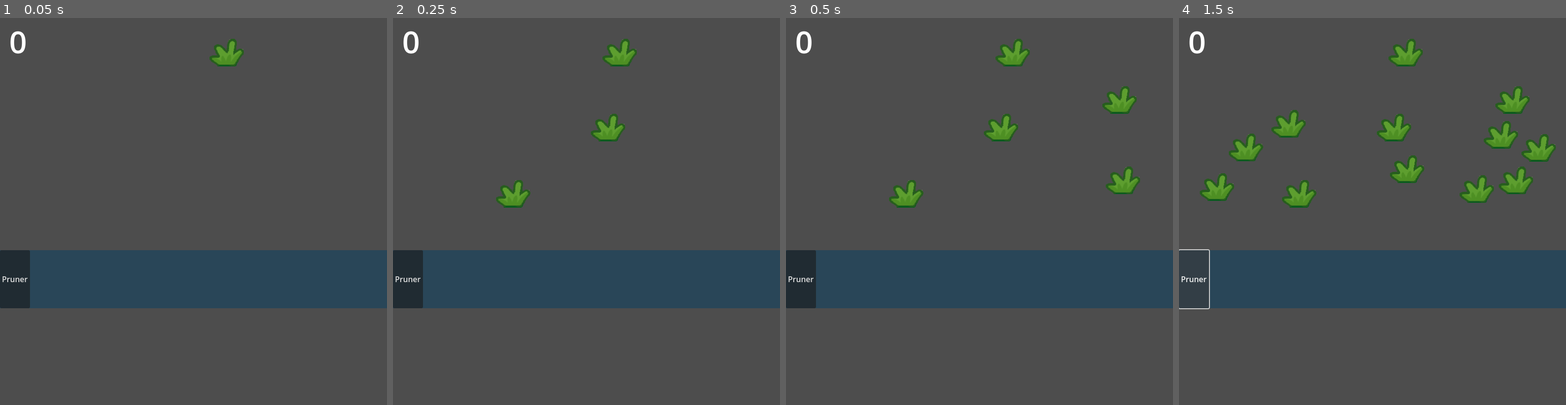
Above: before the commit, frames 1-4 (left to right).
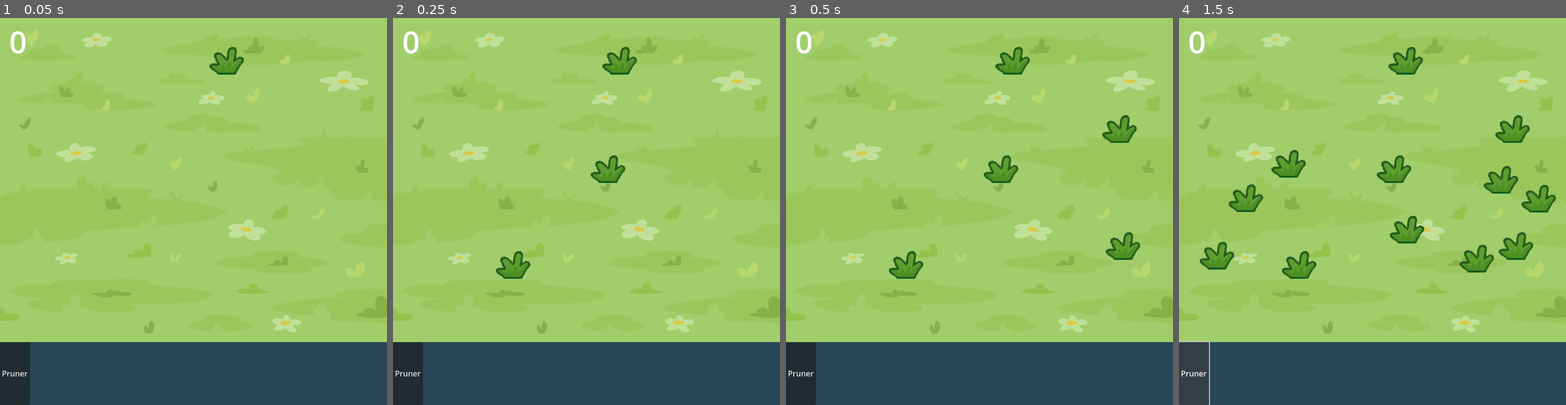
Above: after the commit, the same moments.

Repository: Nokorpo/infinigrass
Game: Godot game, scene res://scenes/gameplay.tscn
Two runs of this game, one before a commit and one after it. Both use one fixed random seed, a clock stepped at 60 frames per second and the inputs below.
Inputs:
- Up to frame 1 (0.05 s): no input
- Up to frame 2 (0.25 s): no input
- Up to frame 3 (0.5 s): no input
- Up to frame 4 (1.5 s): click "Pruner" at 0.5 s; click "Pruner" at 1.25 s

The runs differ from the first frame. In frame 1, 100% of the frame differs, in the area x 0-100%, y 0-100%; in frame 2, 100%; in frame 3, 100%; in frame 4, 99%.

Commit message:
Update grass spawn area

Diff:
--- a/project.godot
+++ b/project.godot
@@ -33,3 +33,4 @@
 
 renderer/rendering_method="gl_compatibility"
 renderer/rendering_method.mobile="gl_compatibility"
+environment/defaults/default_clear_color=Color(0.631373, 0.803922, 0.415686, 1)
--- a/scenes/gameplay.tscn
+++ b/scenes/gameplay.tscn
@@ -1,8 +1,9 @@
-[gd_scene load_steps=5 format=3 uid="uid://cbw0iwo3tewe8"]
+[gd_scene load_steps=6 format=3 uid="uid://cbw0iwo3tewe8"]
 
 [ext_resource type="Script" path="res://scenes/resources_manager.gd" id="1_3x6r4"]
 [ext_resource type="Script" path="res://scenes/grass/grass_spawner.gd" id="1_i14n6"]
 [ext_resource type="Script" path="res://scenes/upgrades_manager.gd" id="2_fwc41"]
+[ext_resource type="Texture2D" uid="uid://uod7vfj75ubd" path="res://assets/sprites/cesped.png" id="4_1d2mf"]
 
 [sub_resource type="StyleBoxFlat" id="StyleBoxFlat_8v423"]
 bg_color = Color(0.160784, 0.27451, 0.345098, 1)
@@ -16,6 +17,10 @@
 [node name="UpgradesManager" type="Node" parent="."]
 unique_name_in_owner = true
 script = ExtResource("2_fwc41")
+
+[node name="Background" type="Sprite2D" parent="."]
+position = Vector2(400, 400)
+texture = ExtResource("4_1d2mf")
 
 [node name="GrassSpawner" type="Node2D" parent="."]
 script = ExtResource("1_i14n6")
@@ -40,9 +45,9 @@
 anchors_preset = 15
 anchor_right = 1.0
 anchor_bottom = 1.0
-offset_top = 480.0
+offset_top = 670.0
 offset_right = 800.0
-offset_bottom = 600.0
+offset_bottom = 800.0
 grow_horizontal = 2
 grow_vertical = 2
 
--- a/scenes/grass/grass.gd
+++ b/scenes/grass/grass.gd
@@ -7,7 +7,7 @@
 var pulled_distance := 0.0
 var mouse_position_last_frame: Vector2
 
-func _input(event):
+func _input(_event):
 	if Input.is_action_just_pressed("click"):
 		var mouse_positon = get_viewport().get_mouse_position()
 		const PULL_MARGIN = 80
@@ -22,7 +22,7 @@
 		scale.y = 1
 		scale.x = 1
 
-func _process(delta):
+func _process(_delta):
 	if is_pulling:
 		var mouse_position := get_viewport().get_mouse_position()
 		var distance_this_frame: Vector2 = mouse_position_last_frame - mouse_position
--- a/scenes/grass/grass_spawner.gd
+++ b/scenes/grass/grass_spawner.gd
@@ -14,7 +14,7 @@
 	var this_grass = GRASS.instantiate()
 	this_grass.pulled.connect(grass_pulled)
 	this_grass.target_pull_distance = %UpgradesManager.get_current_pruner().target_pull_distance
-	this_grass.position = Vector2(randf_range(50, 750), randf_range(50,450))
+	this_grass.position = Vector2(randf_range(50, 750), randf_range(50,630))
 	$Grasses.add_child(this_grass)
 
 func grass_pulled():
Not shown, added: assets/sprites/cesped.png.import
